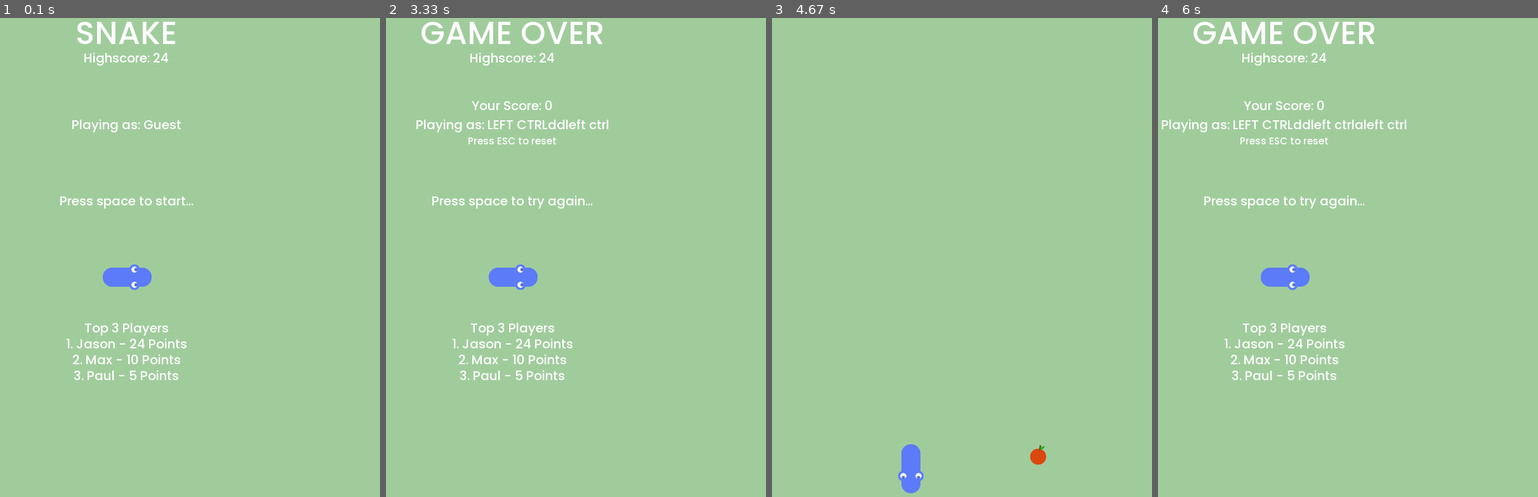
Above: before the commit, frames 1-4 (left to right).
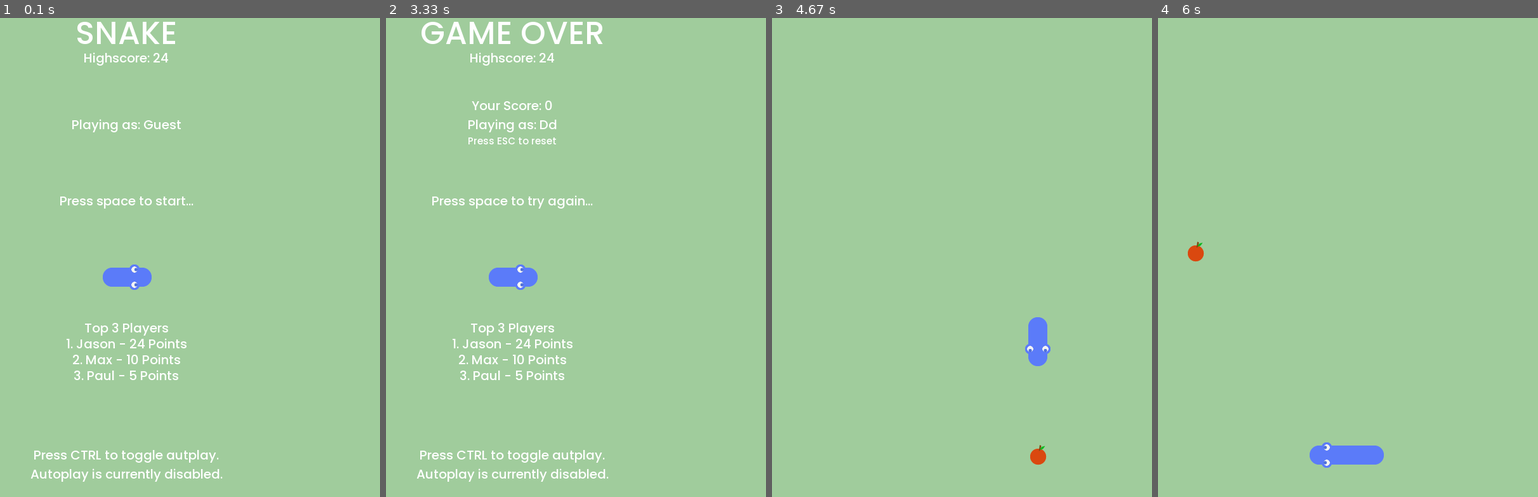
Above: after the commit, the same moments.

Repository: 1sythe/PyGameSnake
Game: pygame game, started from main.py
Two runs of this game, one before a commit and one after it. Both use one fixed random seed, a clock stepped at 60 frames per second and the inputs below.
Inputs:
- Up to frame 1 (0.1 s): no input
- Up to frame 2 (3.33 s): hold Ctrl 0.33-0.8 s; hold D 0.33-0.8 s; hold D 0.83-1.3 s; tap Ctrl at 0.9, 1.2, 1.4, 1.73, 2.03, 2.23, 2.53, 2.8 s; tap Space at 0.98, 2.32 s; hold W 1.33-1.63 s; hold D 1.67-2.13 s; hold A 2.17-2.7 s; hold S 2.73-3.03 s; tap Esc at 3.07 s
- Up to frame 3 (4.67 s): hold A 3.4-3.8 s; tap Ctrl at 3.47, 3.77, 3.9 s; tap Space at 3.55 s; hold W 3.83-4.2 s
- Up to frame 4 (6 s): no input

The runs differ from the first frame. In frame 1, 0.8% of the frame differs, in the area x 8-59%, y 90-97%; in frame 2, 1.3%; in frame 3, 1.0%; in frame 4, 4.4%, in the area x 1-66%, y 0-94%.

Commit message:
Update main.py

Diff:
--- a/main.py
+++ b/main.py
@@ -188,7 +188,6 @@
     starttext_pos.centery = 300
 
     if game.game_over:
-        font_small = pygame.font.Font("assets/fonts/Poppins-Medium.ttf", 20)
         yourscore = font_small.render(f"Your Score: {game.score}", True, (255, 255, 255))
         yourscore_pos = yourscore.get_rect()
         yourscore_pos.centerx = screen.get_rect().centerx
@@ -238,6 +237,20 @@
     third_place_text_pos.centerx = screen.get_rect().centerx
     third_place_text_pos.centery = 575
 
+    toggle_info_text = font_small.render(f"Press CTRL to toggle autplay.", True, (255, 255, 255))
+    toggle_info_text_pos = toggle_info_text.get_rect()
+    toggle_info_text_pos.centerx = screen.get_rect().centerx
+    toggle_info_text_pos.centery = 700
+
+    autoplaystatus = "Autoplay is currently disabled."
+    if game.autoplay:
+        autoplaystatus = "Autoplay is currently enabled."
+
+    autoplay_status_text = font_small.render(autoplaystatus, True, (255, 255, 255))
+    autoplay_status_text_pos = autoplay_status_text.get_rect()
+    autoplay_status_text_pos.centerx = screen.get_rect().centerx
+    autoplay_status_text_pos.centery = 730
+
     screen.blit(title_text, title_textpos)
     screen.blit(highscore, highscore_pos)
     screen.blit(starttext, starttext_pos)
@@ -246,6 +259,8 @@
     screen.blit(first_place_text, first_place_text_pos)
     screen.blit(second_place_text, second_place_text_pos)
     screen.blit(third_place_text, third_place_text_pos)
+    screen.blit(toggle_info_text, toggle_info_text_pos)
+    screen.blit(autoplay_status_text, autoplay_status_text_pos)
 
 
 def ingame():
@@ -386,6 +401,11 @@
                             game.user = game.user[:-1]
                     elif event.key == pygame.K_LSHIFT:
                         pass
+                    elif event.key == pygame.K_LCTRL:
+                        if not game.autoplay:
+                            game.autoplay = True
+                        else:
+                            game.autoplay = False
                     else:
                         if game.user == "":
                             game.user += pygame.key.name(event.key).upper()
